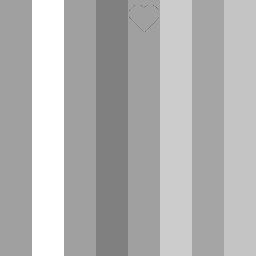
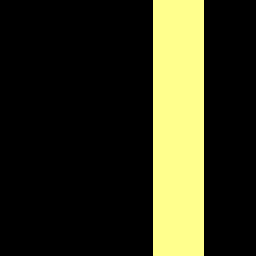
Layers edited between the first and the second 256 x 256 image:
hid group "Character" (40 layers) over [0, 0, 256, 256]
hid group "Roughness" (1st of 2, in "Character") (9 layers) over [0, 0, 256, 256]
showed group "Sword" (24 layers) over [0, 0, 256, 256]
added group "Emissive" with 5 layers in group "Sword" over [0, 0, 256, 256]
added layer "Light" (3rd of 4, in "Sword" › "Emissive") in group "Emissive" over [153, 0, 204, 256]
added layer "Capa 0 copia" above "Capa 0" over [0, 0, 256, 256]
